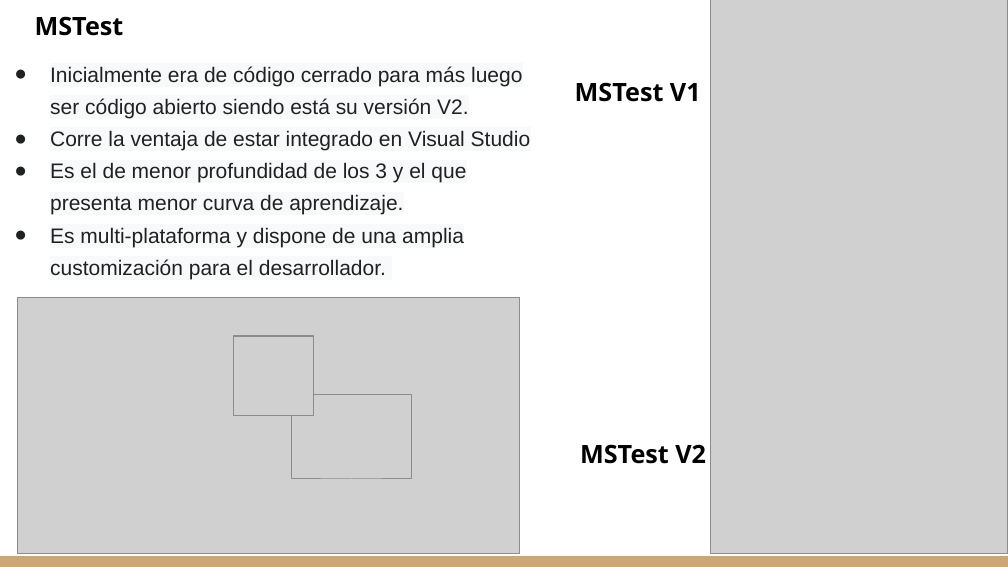
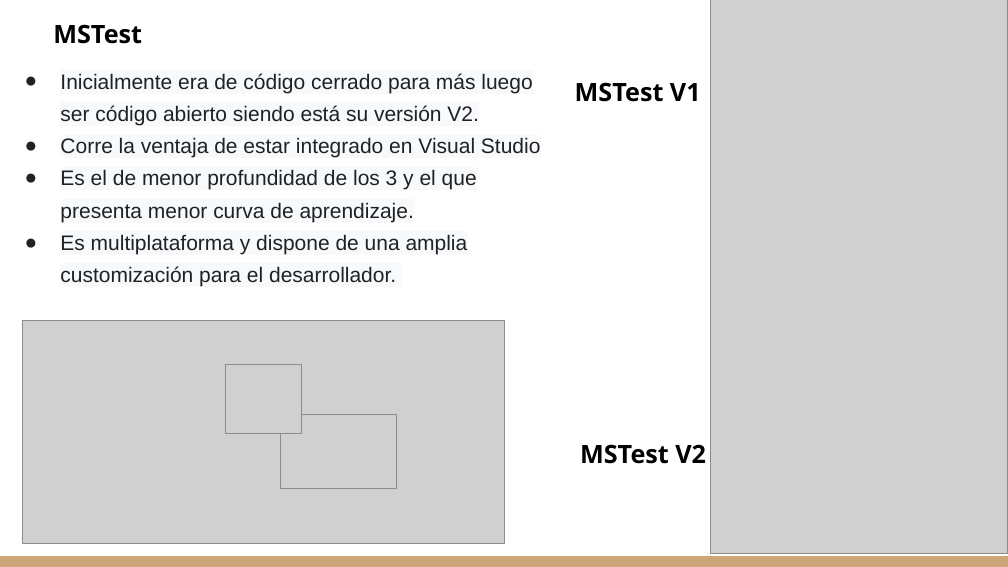
Before and after one commit to gitgamba/.Net-Grupo8, a slide deck: slide 10 of TPS/Unit Testing.pptx. Drawn at 1008x567 pixels with LibreOffice and Linux fonts; fonts in the diff are those of the drawing; grey boxes stand for pictures. Boxes give left, top, right and bottom in pixels: in the first picture for what was removed or moved away, otherwise in the second. Text is boxed around its words. In the diff, an @@ line names an element or a change of style, - is before the commit and + after.

```diff
--- a/TPS/Unit Testing.pptx
+++ b/TPS/Unit Testing.pptx
@@ text "MSTest": place and size @@
-text "MSTest" at (35, 16, 124, 36)
+text "MSTest" at (53, 24, 142, 44)
@@ text "Inicialmente era de código cerrado ...": place and size @@
-text "Inicialmente era de código cerrado ..." at (50, 66, 530, 279)
+text "Inicialmente era de código cerrado ..." at (60, 73, 540, 287)
@@ text at (60, 234, 468, 287): text changed @@
-● Es multi-plataforma y dispone de una amplia customización para el desarrollador.
+● Es multiplataforma y dispone de una amplia customización para el desarrollador.
@@ picture: place and size @@
-picture at (18, 297, 519, 553)
+picture at (23, 321, 505, 543)
@@ picture: place and size @@
-picture at (234, 336, 313, 415)
+picture at (226, 364, 302, 433)
@@ picture: place and size @@
-picture at (291, 394, 412, 479)
+picture at (280, 415, 396, 489)
```
Also in this commit, not shown: 6 other slides changed.
